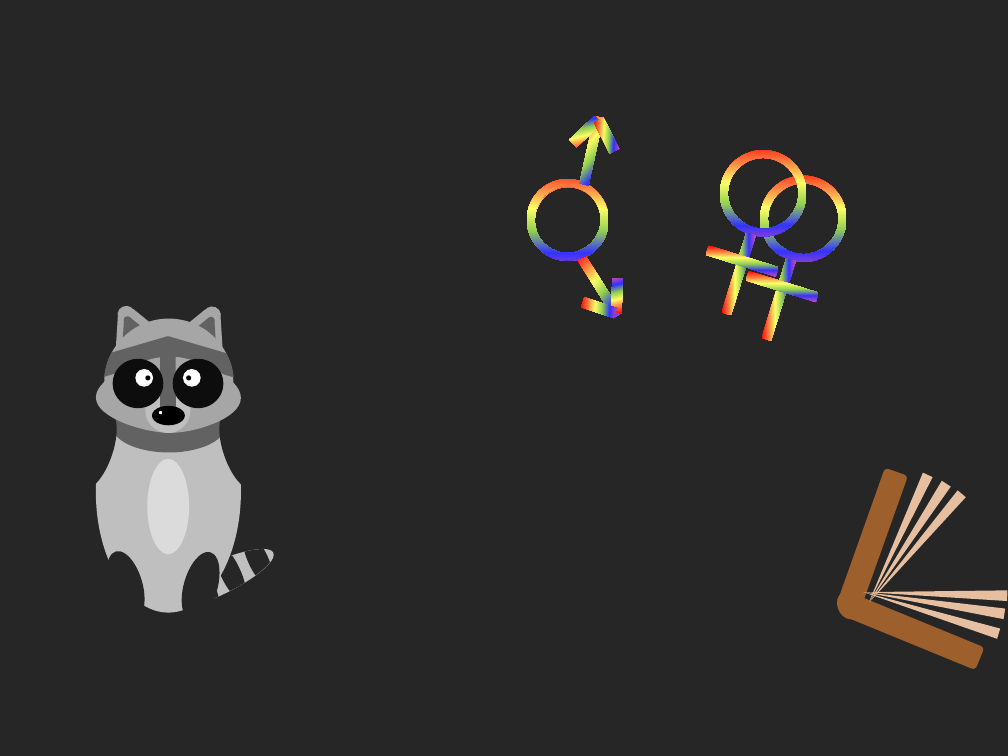
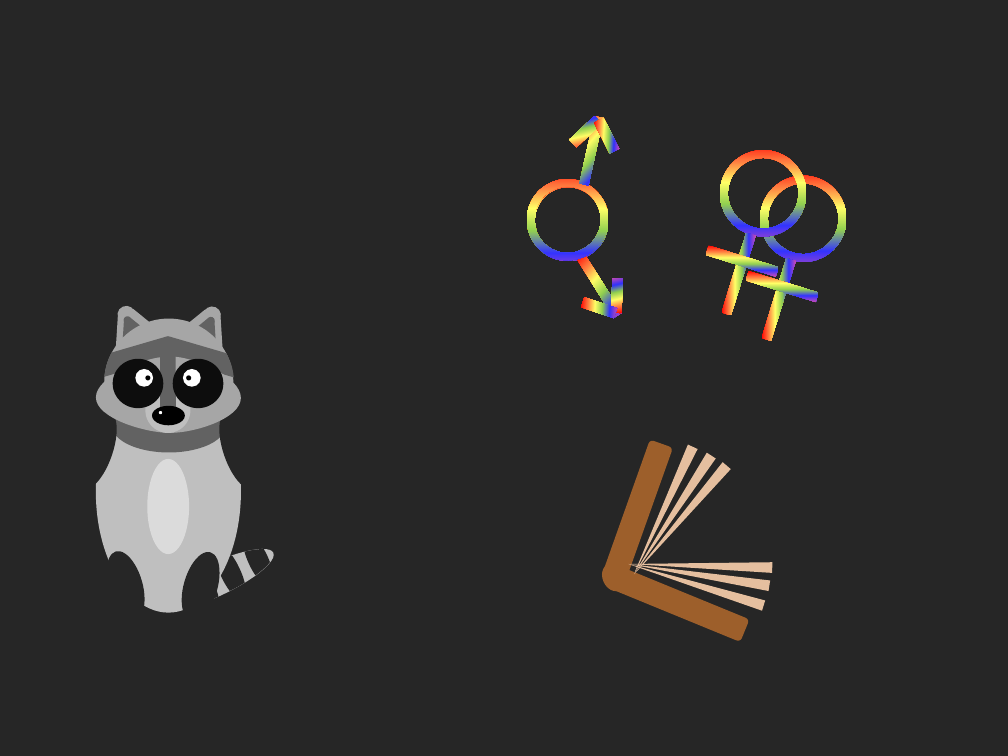
Before and after one commit to gustavogitzel/Discussex, a slide deck: slide 5 of Rascunhos/Logo - PP2.pptx. Drawn at 1008x756 pixels with LibreOffice and Linux fonts; fonts in the diff are those of the drawing. Boxes give left, top, right and bottom in pixels: in the first picture for what was removed or moved away, otherwise in the second. Text is boxed around its words. In the diff, an @@ line names an element or a change of style, - is before the commit and + after.

```diff
--- a/Rascunhos/Logo - PP2.pptx
+++ b/Rascunhos/Logo - PP2.pptx
@@ triangle: place and size @@
-triangle at (864,480,951,605)
+triangle at (629,453,716,578)
@@ 5 triangles, 2 rounded rectangles, 1 ellipse: place and size @@
-5 triangles, 2 rounded rectangles, 1 ellipse at (833,468,1008,670)
+5 triangles, 2 rounded rectangles, 1 ellipse at (597,440,773,642)
```
Also in this commit, not shown: 1 other slide changed.
